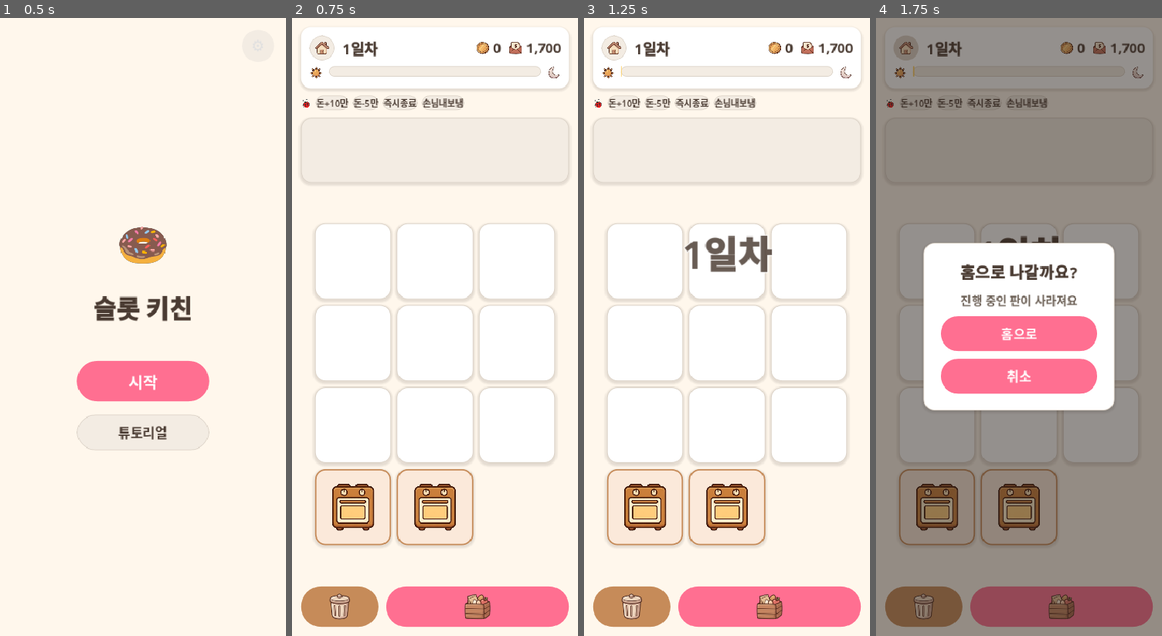
Above: before the commit, frames 1-4 (left to right).
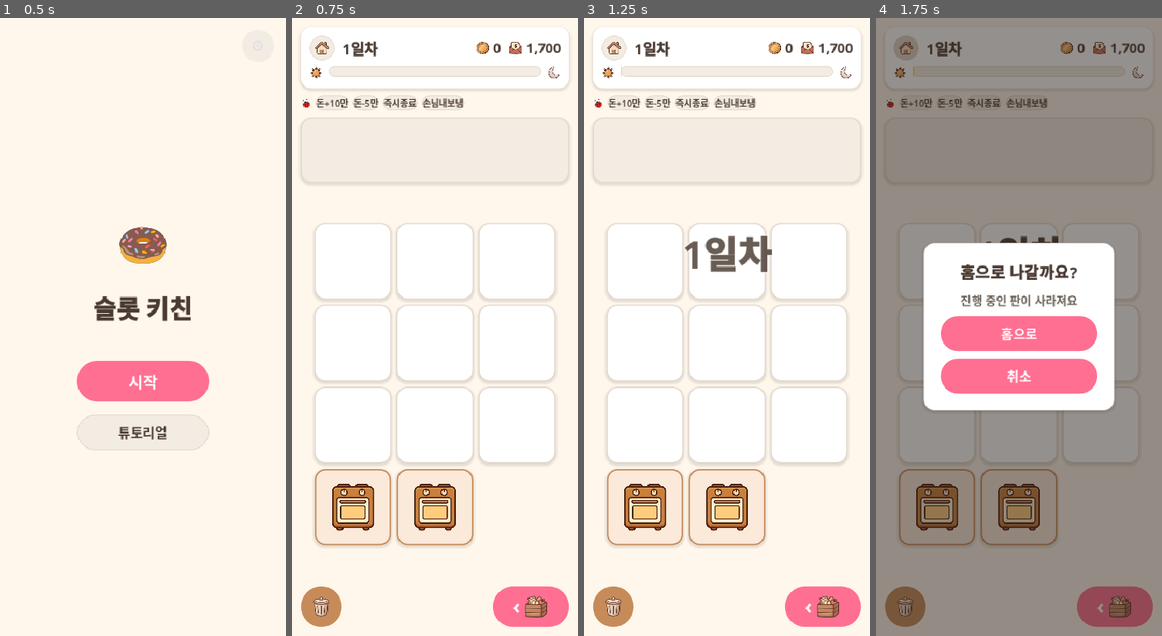
Above: after the commit, the same moments.

Repository: yellyB/game-slot-kitchen
Game: Godot game, scene res://scenes/Main.tscn
Two runs of this game, one before a commit and one after it. Both use one fixed random seed, a clock stepped at 60 frames per second and the inputs below. Sound files missing from this copy of the repository are replaced by a short silence.
Inputs (mouse positions are in pixels of both pictures, inside the frame that each line leads up to):
- Up to frame 1 (0.5 s): no input
- Up to frame 2 (0.75 s): click "시작" at 0.5 s
- Up to frame 3 (1.25 s): no input
- Up to frame 4 (1.75 s): click (907, 48) at 1.25 s

Frame 1 is identical in both runs. In frame 2, 3.9% of the frame differs, in the area x 7-90%, y 92-99%; in frame 3, 3.9%; in frame 4, 3.7%.

Commit message:
창고: 하단 시트 → 오른쪽→왼쪽 서랍 슬라이드 + 하단바 재구성
- Sheet에 가로 슬라이드(slide_open_side/close_side) 추가, 창고가 오버라이드해 우→좌로 열림
- 서랍 크기/위치는 기존 하단 가로 바 그대로(양옆 길쭉, 아래쪽), 방향만 변경
- 휴지통: 작은 정사각(56) 좌하단 / 창고: '‹ 창고' 핸들 우하단

Co-Authored-By: Claude Opus 4.8 (1M context) <noreply@anthropic.com>

Diff:
--- a/scripts/main.gd
+++ b/scripts/main.gd
@@ -326,16 +326,35 @@
   row.mouse_filter = Control.MOUSE_FILTER_IGNORE
   row.add_theme_constant_override("separation", 10)
 
+  # 휴지통 — 작은 정사각(좌하단). 자주 안 쓰니 작게.
   _trash_btn = TrashButton.new()
   _style_bottom_button(_trash_btn, Palette.SUB)
-  _trash_btn.size_flags_stretch_ratio = 0.3   # 좌측 30%
-  _trash_btn.add_child(UI.ui_btn_icon("trash", 40))   # 휴지통 손그림(이모지 대신)
+  _trash_btn.size_flags_horizontal = Control.SIZE_SHRINK_BEGIN   # 확장 X
+  _trash_btn.custom_minimum_size = Vector2(56, 56)
+  _trash_btn.add_child(UI.ui_btn_icon("trash", 30))
   row.add_child(_trash_btn)
 
+  # 가운데 여백
+  var gap := Control.new()
+  gap.mouse_filter = Control.MOUSE_FILTER_IGNORE
+  gap.size_flags_horizontal = Control.SIZE_EXPAND_FILL
+  row.add_child(gap)
+
+  # 창고 — 우하단 "‹ 🧺" 핸들. 탭하면 오른쪽에서 서랍이 열림.
   _warehouse_btn = _make_bottom_button(Palette.MAIN)
+  _warehouse_btn.size_flags_horizontal = Control.SIZE_SHRINK_END
+  _warehouse_btn.custom_minimum_size = Vector2(104, 56)
   _warehouse_btn.pressed.connect(_toggle_warehouse)
-  _warehouse_btn.size_flags_stretch_ratio = 0.7   # 우측 70%
-  _warehouse_btn.add_child(UI.ui_btn_icon("warehouse", 40))   # 창고 손그림(이모지 대신)
+  var cc := CenterContainer.new()
+  cc.set_anchors_and_offsets_preset(Control.PRESET_FULL_RECT)
+  cc.mouse_filter = Control.MOUSE_FILTER_IGNORE
+  var wc := HBoxContainer.new()
+  wc.mouse_filter = Control.MOUSE_FILTER_IGNORE
+  wc.add_theme_constant_override("separation", 6)
+  wc.add_child(UI.label("‹", 26, Palette.WHITE, true))   # 서랍 방향(오른쪽→왼쪽)
+  wc.add_child(UI.ui_icon("warehouse", 34))
+  cc.add_child(wc)
+  _warehouse_btn.add_child(cc)
   row.add_child(_warehouse_btn)
 
   return row
--- a/scripts/sheet.gd
+++ b/scripts/sheet.gd
@@ -33,3 +33,34 @@
 		visible = false
 		offset_top = rt
 		offset_bottom = rb)
+
+
+## 오른쪽 화면 밖 → 왼쪽으로 슬라이드 인(서랍). 우측 앵커 시트용.
+func slide_open_side() -> void:
+	visible = true
+	var rl := offset_left
+	var rr := offset_right
+	var d := get_viewport_rect().size.x   # 화면 밖(오른쪽)까지 이동 거리
+	offset_left = rl + d
+	offset_right = rr + d
+	var tw := create_tween()
+	tw.set_parallel(true)
+	tw.tween_property(self, "offset_left", rl, 0.28).set_trans(Tween.TRANS_CUBIC).set_ease(Tween.EASE_OUT)
+	tw.tween_property(self, "offset_right", rr, 0.28).set_trans(Tween.TRANS_CUBIC).set_ease(Tween.EASE_OUT)
+
+
+## 오른쪽으로 슬라이드 아웃 후 숨김(서랍 닫기).
+func slide_close_side() -> void:
+	if not visible:
+		return
+	var rl := offset_left
+	var rr := offset_right
+	var d := get_viewport_rect().size.x
+	var tw := create_tween()
+	tw.set_parallel(true)
+	tw.tween_property(self, "offset_left", rl + d, 0.2).set_trans(Tween.TRANS_CUBIC).set_ease(Tween.EASE_IN)
+	tw.tween_property(self, "offset_right", rr + d, 0.2).set_trans(Tween.TRANS_CUBIC).set_ease(Tween.EASE_IN)
+	tw.chain().tween_callback(func():
+		visible = false
+		offset_left = rl
+		offset_right = rr)
--- a/scripts/warehouse.gd
+++ b/scripts/warehouse.gd
@@ -9,6 +9,7 @@
 
 func _ready() -> void:
 	visible = false
+	# 하단 가로 바(기존 크기) — 단, 슬라이드는 오른쪽→왼쪽(서랍). 크기/위치는 예전 그대로.
 	anchor_left = 0.0
 	anchor_right = 1.0
 	anchor_top = 1.0
@@ -59,6 +60,14 @@
 		grid.add_child(tile)
 
 
+## 창고는 세로 시트가 아니라 우측 서랍 → 기본 슬라이드를 가로 슬라이드로 대체.
+func slide_open() -> void:
+	slide_open_side()
+
+func slide_close() -> void:
+	slide_close_side()
+
+
 ## 보드 꽉 차면 타일 비활성(회색).
 func refresh(full: bool) -> void:
 	for tile in _tiles:
